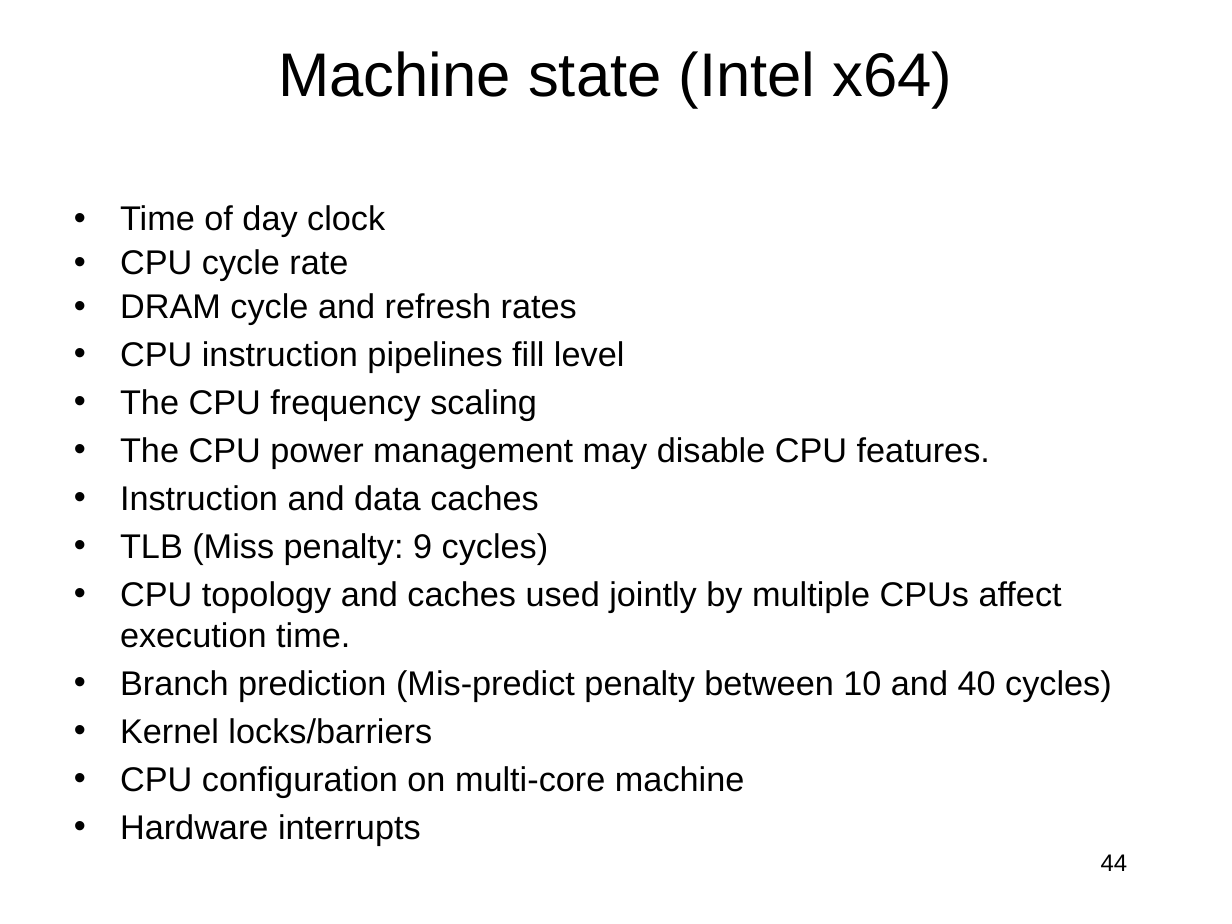
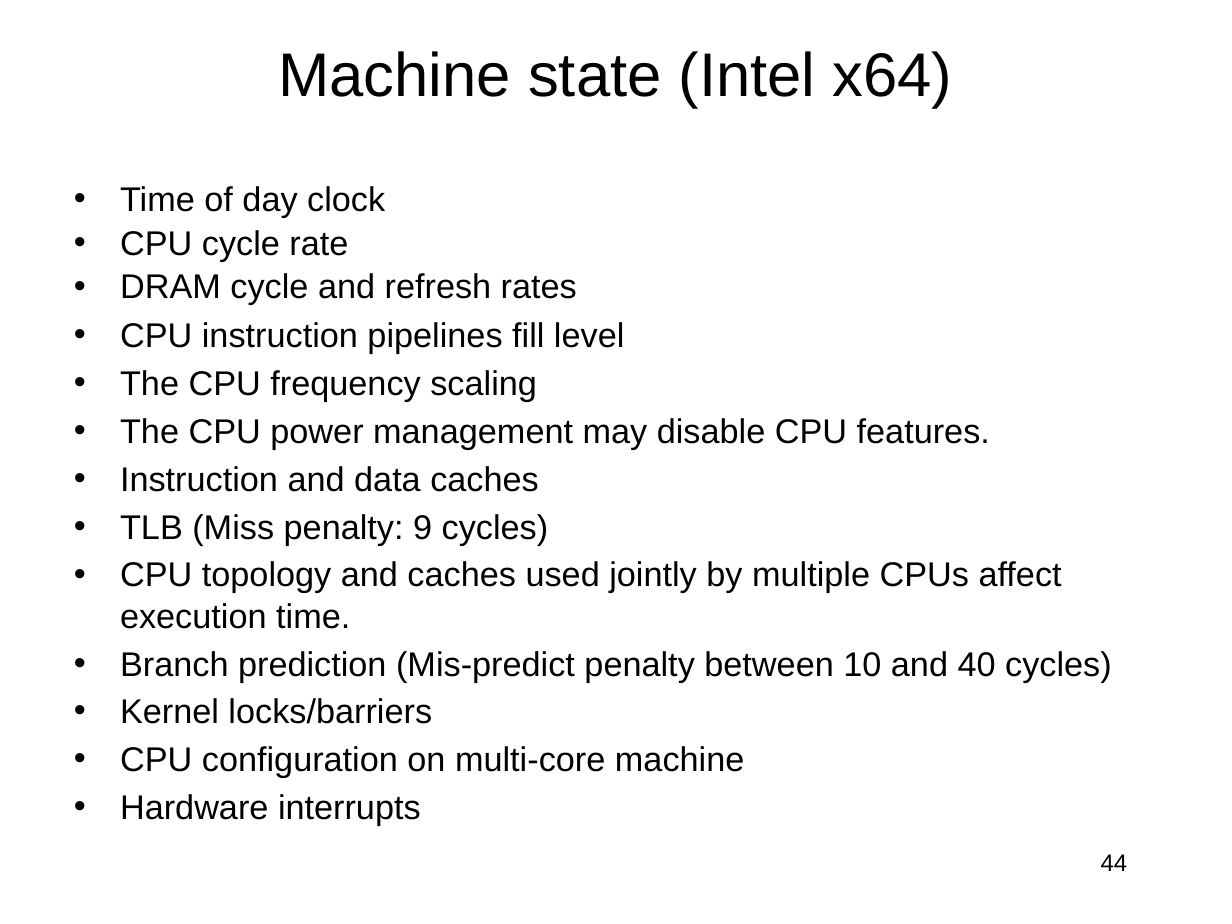
Before and after one commit to jlmucb/class_notes, a slide deck: slide 44 of BerkeleyClass/CS290Spring2013/Lectures/entropy_talk.pptx. Drawn at 1232x924 pixels with LibreOffice and Linux fonts; fonts in the diff are those of the drawing. Boxes give left, top, right and bottom in pixels: in the first picture for what was removed or moved away, otherwise in the second. Text is boxed around its words. In the diff, an @@ line names an element or a change of style, - is before the commit and + after.

Commit message:
more data

```diff
--- a/BerkeleyClass/CS290Spring2013/Lectures/entropy_talk.pptx
+++ b/BerkeleyClass/CS290Spring2013/Lectures/entropy_talk.pptx
@@ text "Time of day clock": place and size @@
-text "Time of day clock" at (120, 205, 1112, 845)
+text "Time of day clock" at (120, 186, 1112, 826)
```
Also in this commit, not shown: 4 other slides changed, 1 slide added, 1 other file.
